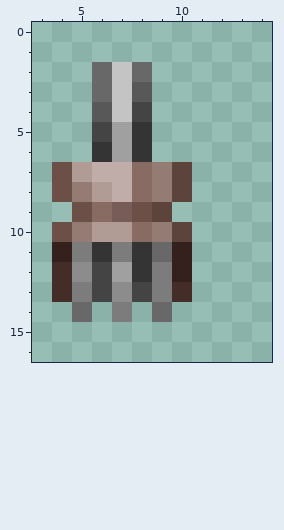
Pixel-art sprite: Resources/AwesomeGuns/Weapons/RAILGUN/Bigob_Slugs.gif. The picture above was drawn from the file before the commit.
The file is 32x48 pixels. Shown: x 3..14, y 0..16.
After the commit:
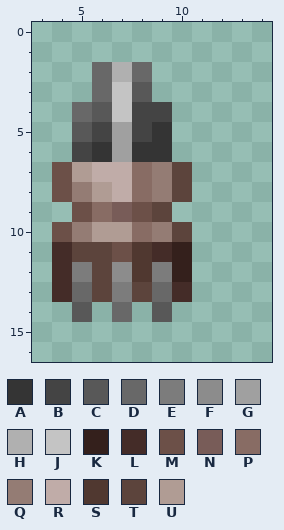
Palette (. is transparent): A #343434  B #444444  C #585858  D #686868  E #7c7c7c  F #8c8c8c  G #a0a0a0  H #b0b0b0  J #c4c4c4  K #34201c  L #442c28  M #6c5048  N #785c58  P #886c64  Q #947c74  R #c0aca8  S #503830  T #5c443c  U #b09c94
The commit says: Image of RAILGUN slug has been improoved
Diff:
{"y":2,"x":7,"old":"J","new":"H"}
{"y":4,"x":5,"old":".","new":"D"}
{"y":4,"x":9,"old":".","new":"B"}
{"y":5,"x":5,"old":".","new":"C"}
{"y":5,"x":8,"old":"A.","new":"BA"}
{"y":6,"x":5,"old":".","new":"B"}
{"y":6,"x":9,"old":".","new":"A"}
{"y":11,"x":4,"old":"KEAEAD","new":"LTTMSL"}
{"y":12,"x":5,"old":"FBGA","new":"ETFS"}
{"y":13,"x":5,"old":"EBFBE","new":"DTETD"}
{"y":14,"x":5,"old":"D","new":"C"}
{"y":14,"x":7,"old":"E","new":"D"}
{"y":14,"x":9,"old":"D","new":"C"}
{"label":"changed","picture_box":[52,62,172,322]}
